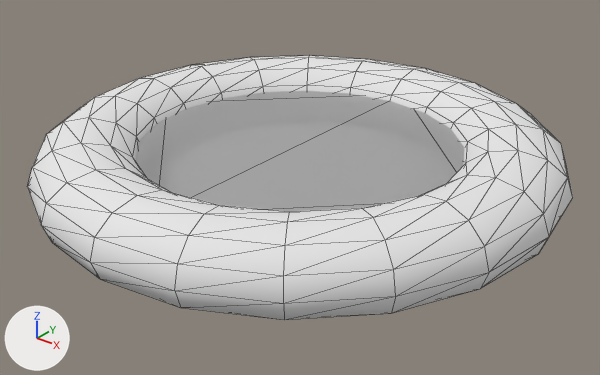
The glTF model client/models/buildings/waterSource.glb, before and after one commit.
The view is the same before and after, from a 50 mm lens placed at (3.92, -4.91, 2.83), pointed at (0.07, -0.09, -0.16). Arrows for +X, +Y and +Z are at lower left; the lights stay in place. Mesh edges are drawn as thin lines.
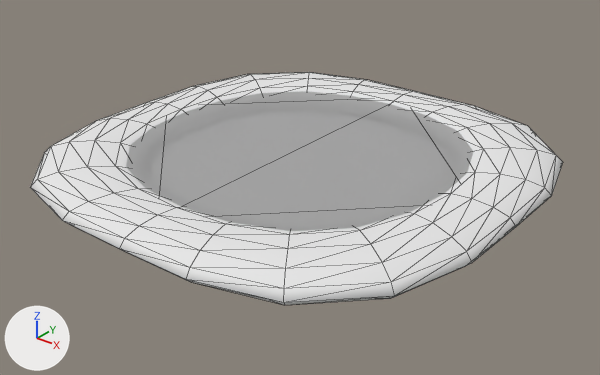
Where the change shows, as pixel boxes (x1, y1, x2, y2) in the pictures (600 x 375 px):
'Torus', reshaped, moved, rescaled (12% shorter): before (27, 56, 573, 320); after (30, 72, 563, 305)
'Circle', moved: before (136, 91, 465, 212); after (126, 91, 474, 231)

What the commit changed:
me_torus is used by ob_torus; location (0.0, 0.0, 0.0); scale (1.72, 1.72, 1.72).
me_torus had 240 vertices, 480 faces and spanned x -1.25..1.25, y -1.25..1.25, z -0.13..0.22.
me_torus now has 240 vertices, 480 faces and spans x -1.11..1.11, y -1.11..1.11, z -0.05..0.14.
me_torus part 1: 240 of 240 vertices moved; they spanned x -1.25..1.25, y -1.25..1.25, z -0.13..0.22 and now span x -1.11..1.11, y -1.11..1.11, z -0.05..0.14; mean shift (0.0, 0.0, 0.0); largest move (-1.12, 0.0, 0.2) -> (-1.0, 0.0, 0.12).
Object 'Torus' (ob_torus) moves from (0.0, 0.0, 0.0) to (0.0, 0.0, 0.013).
Object 'Torus' (ob_torus) is rescaled from (1.72, 1.72, 1.72) to (1.72, 1.72, 1.24).
Object 'Circle' (ob_circle) moves from (0.0, 0.0, 0.176) to (0.0, 0.0, 0.143).
